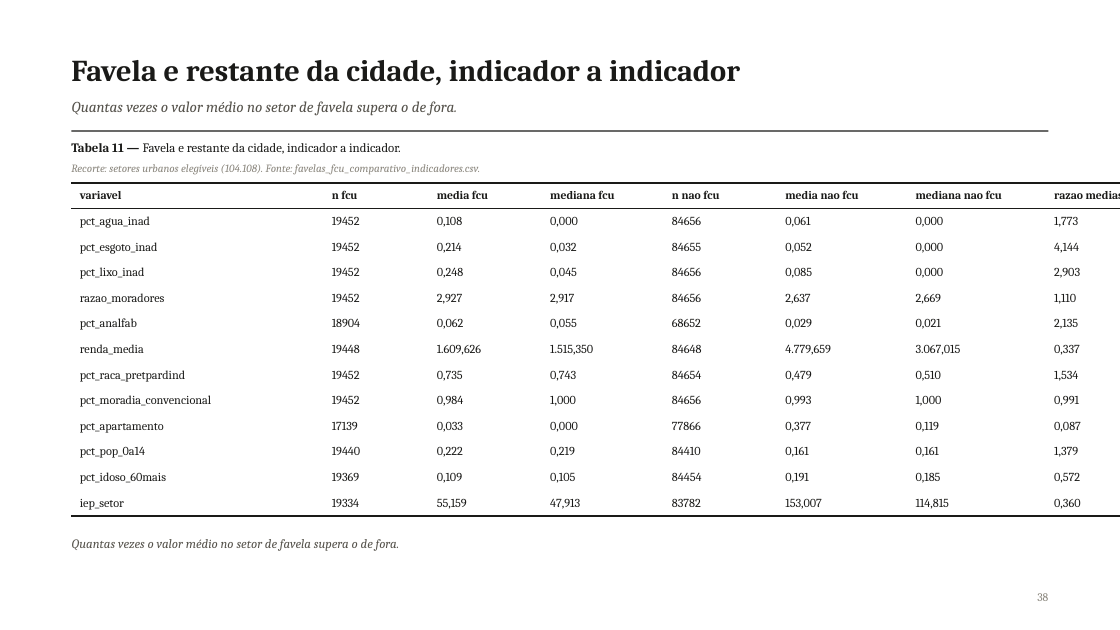
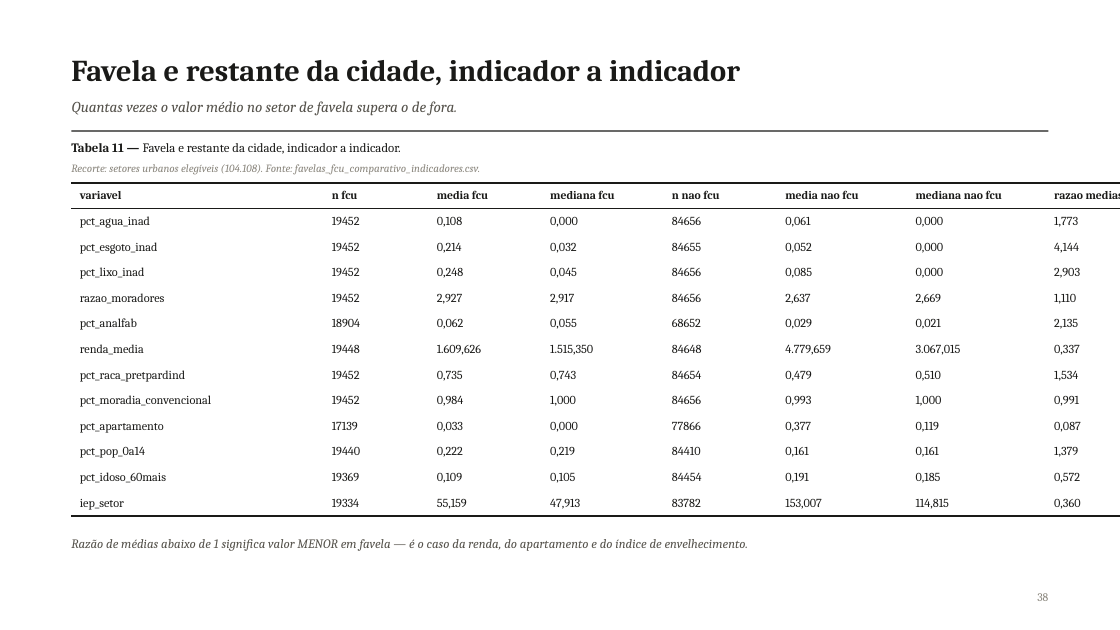
Before and after one commit to pedrinndias/Projeto_IVS_Censo, a slide deck: slide 35 of docs/Apresentacoes_IVS/historico/2026-08-21_EDA_Central_1a_rodada.pptx (slide 38 before the commit). Drawn at 1120x630 pixels with LibreOffice and Linux fonts; fonts in the diff are those of the drawing. Boxes give left, top, right and bottom in pixels: in the first picture for what was removed or moved away, otherwise in the second. Text is boxed around its words. In the diff, an @@ line names an element or a change of style, - is before the commit and + after.

```diff
--- a/docs/Apresentacoes_IVS/historico/2026-08-21_EDA_Central_1a_rodada.pptx
+++ b/docs/Apresentacoes_IVS/historico/2026-08-21_EDA_Central_1a_rodada.pptx
@@ text at [71, 539, 748, 551]: text changed @@
-Quantas vezes o valor médio no setor de favela supera o de fora.
+Razão de médias abaixo de 1 significa valor MENOR em favela — é o caso da renda, do apartamento e do índice de envelhecimento.
```
Also in this commit, not shown: 26 other slides changed, 7 slides removed, 3 other files.
